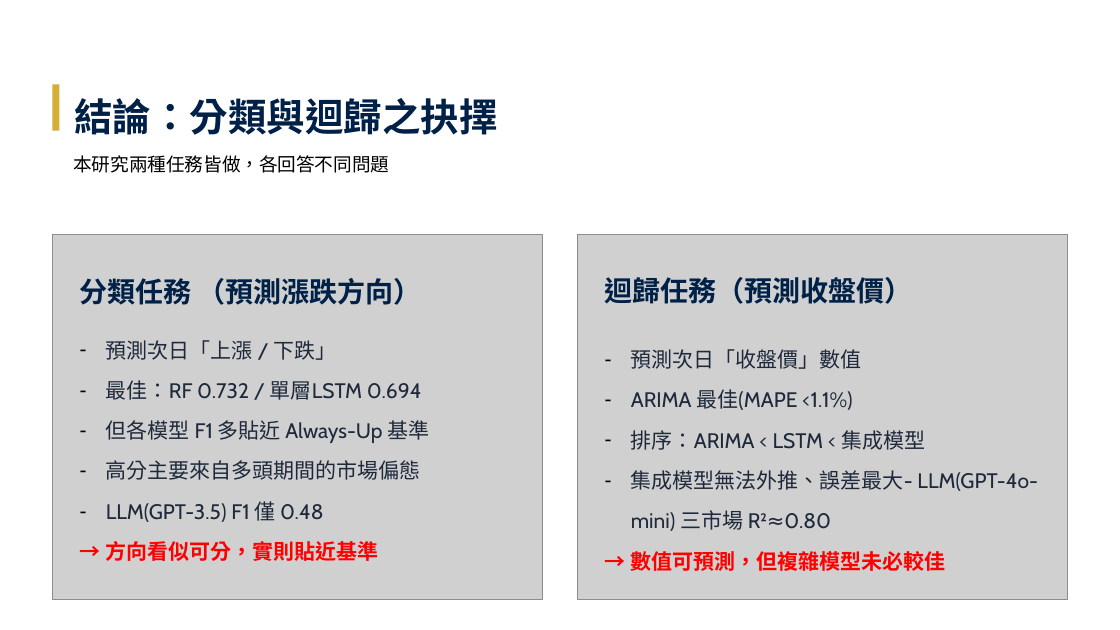
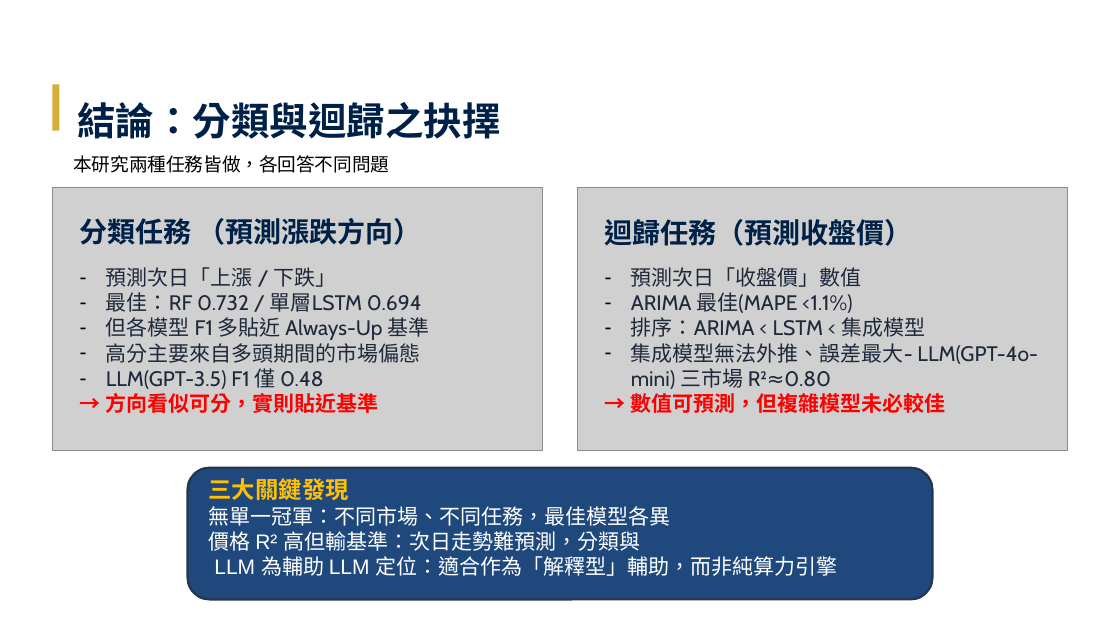
Before and after one commit to Tzu-Lin/ETF-AI-Project, a slide deck: slide 26 of 林子瑜-LLM_ETF_修訂五版_v20260609.pptx. Drawn at 1120x630 pixels with LibreOffice and Linux fonts; fonts in the diff are those of the drawing; grey boxes stand for pictures. Boxes give left, top, right and bottom in pixels: in the first picture for what was removed or moved away, otherwise in the second. Text is boxed around its words. In the diff, an @@ line names an element or a change of style, - is before the commit and + after.

```diff
--- a/林子瑜-LLM_ETF_修訂五版_v20260609.pptx
+++ b/林子瑜-LLM_ETF_修訂五版_v20260609.pptx
@@ text "結論：分類與迴歸之抉擇": place and size @@
-text "結論：分類與迴歸之抉擇" at (74, 98, 497, 135)
+text "結論：分類與迴歸之抉擇" at (77, 102, 500, 139)
@@ picture: place and size @@
-picture at (52, 234, 542, 599)
+picture at (52, 188, 542, 451)
@@ picture: place and size @@
-picture at (578, 234, 1068, 599)
+picture at (578, 188, 1068, 451)
@@ text "分類任務 （預測漲跌方向）": place and size @@
-text "分類任務 （預測漲跌方向）" at (80, 278, 422, 305)
+text "分類任務 （預測漲跌方向）" at (80, 218, 422, 245)
@@ text "迴歸任務（預測收盤價）": place and size @@
-text "迴歸任務（預測收盤價）" at (605, 277, 913, 304)
+text "迴歸任務（預測收盤價）" at (605, 219, 913, 246)
@@ text "預測次日「上漲 / 下跌」": place and size @@
-text "預測次日「上漲 / 下跌」" at (105, 340, 429, 561)
+text "預測次日「上漲 / 下跌」" at (105, 267, 429, 413)
@@ text "預測次日「上漲 / 下跌」" at (105, 267, 429, 413): line spacing 1.6 to 1 @@
@@ text "預測次日「收盤價」數值" at (630, 267, 1038, 413): line spacing 1.6 to 1 @@
@@ text "預測次日「收盤價」數值": place and size @@
-text "預測次日「收盤價」數值" at (630, 349, 1038, 571)
+text "預測次日「收盤價」數值" at (630, 267, 1038, 413)
@@ rounded rectangle added at (187, 468, 933, 600), fill #1F497D, outline #233953 2 pt @@
@@ text added at (209, 478, 837, 576), 18 pt, text #FFFFFF @@
+三大關鍵發現
+無單一冠軍：不同市場、不同任務，最佳模型各異
+價格 R² 高但輸基準：次日走勢難預測，分類與
+LLM 為輔助 LLM 定位：適合作為「解釋型」輔助，而非純算力引擎
```
Also in this commit, not shown: 1 other slide changed, 1 slide removed, 1 other file.
